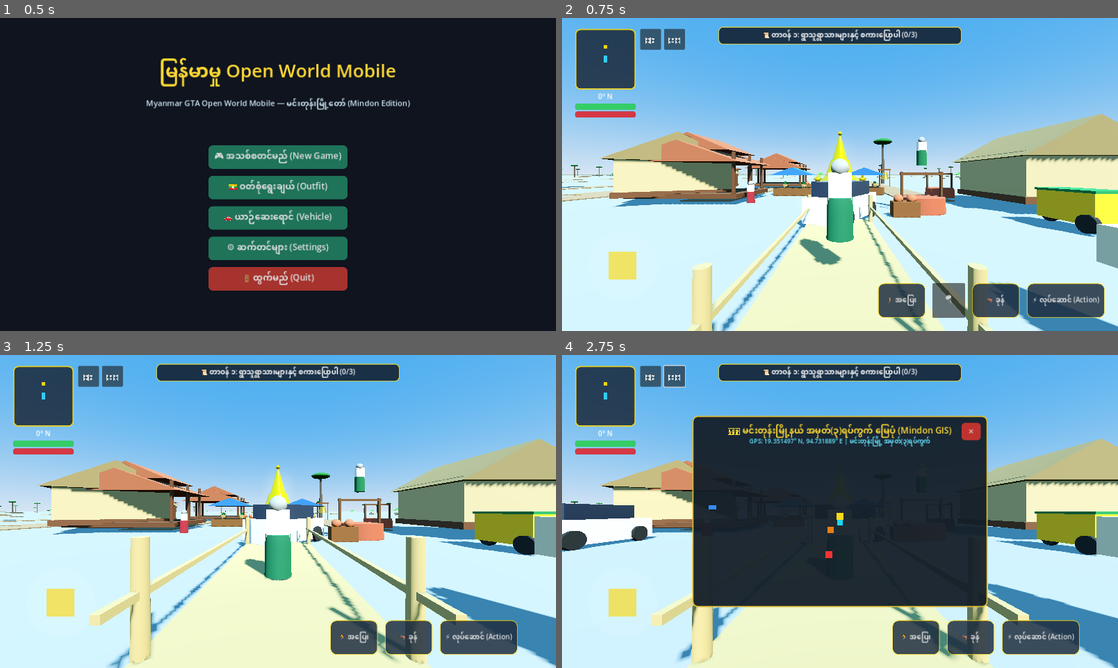
Above: before the commit, frames 1-4 (two rows, left to right).
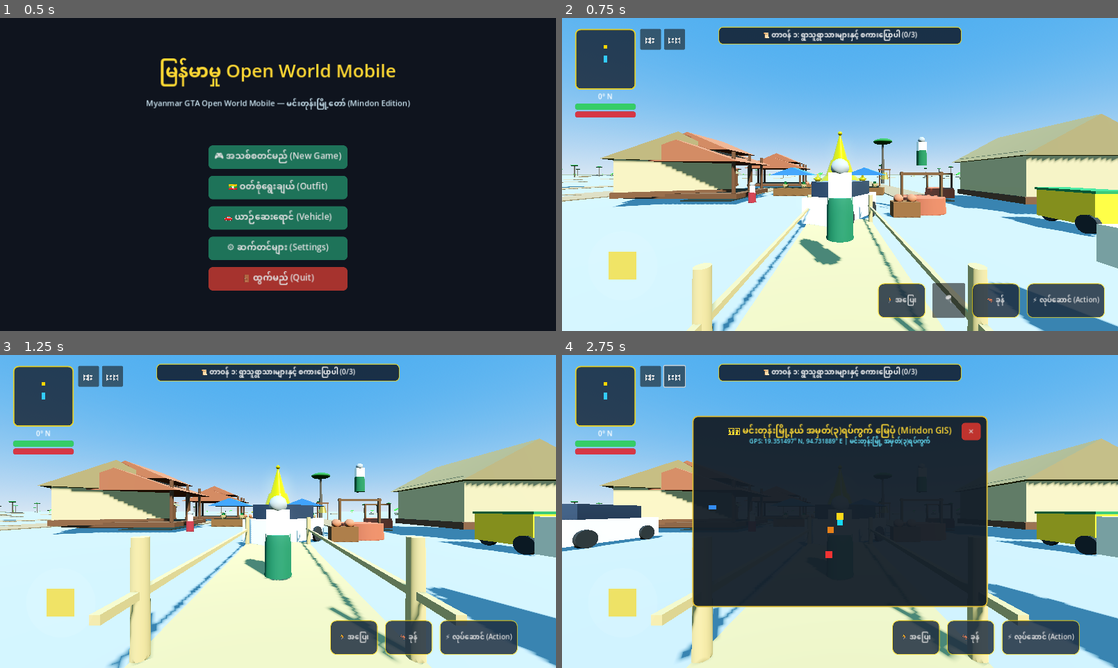
Above: after the commit, the same moments.

Repository: sudohlaingwin/gta-open-world
Game: Godot game, scene res://scenes/main_menu.tscn
Two runs of this game, one before a commit and one after it. Both use one fixed random seed, a clock stepped at 60 frames per second and the inputs below.
Inputs:
- Up to frame 1 (0.5 s): no input
- Up to frame 2 (0.75 s): click "🎮 အသစ်စတင်မည် (New Game)" at 0.5 s
- Up to frame 3 (1.25 s): no input
- Up to frame 4 (2.75 s): click "🗺️" at 1.25 s; click "⏸️" at 2 s

Frame 1 is identical in both runs. In frame 2, less than 0.1% of the frame differs, in the area x 32-35%, y 52-60%; in frame 3, 0.2%; in frame 4, 0.7%, in the area x 0-19%, y 47-63%.
Error in both runs: Trying to assign value of type 'ColorRect' to a variable of type 'Panel'. (res://scripts/virtual_joystick.gd:12)

Commit message:
feat: Slice 54 - Opponent Review (MUSE Slice 37) and scene text sanitization

Diff:
--- a/scenes/world.tscn
+++ b/scenes/world.tscn
@@ -173,19 +173,22 @@
 transform = Transform3D(1, 0, 0, 0, 1, 0, 0, 0, 1, 5, 0, -8)
 villager_name = "ကိုဘသောင်း"
 dialogue_text = "မင်္ဂလာပါ! ကျွန်တော်တို့ ရွာဦးစေတီကို သွားဖူးလိုက်ပါဦးဗျာ။"
-longyi_color = Color(0.1, 0.35, 0.2, 1)`nday_anchor = Vector3(0, 0, -22)
+longyi_color = Color(0.1, 0.35, 0.2, 1)
+day_anchor = Vector3(0, 0, -22)
 
 [node name="Villager2" parent="." instance=ExtResource("7_villager_scn")]
 transform = Transform3D(1, 0, 0, 0, 1, 0, 0, 0, 1, -8, 0, -12)
 villager_name = "ဦးရွှေရိုး"
 dialogue_text = "နေကောင်းလား ညီလေး! နွားလှည်းနဲ့ လယ်တောဘက် လိုက်လည်မလား။"
-longyi_color = Color(0.55, 0.12, 0.15, 1)`nday_anchor = Vector3(-16, 0, -16)
+longyi_color = Color(0.55, 0.12, 0.15, 1)
+day_anchor = Vector3(-16, 0, -16)
 
 [node name="Villager3" parent="." instance=ExtResource("7_villager_scn")]
 transform = Transform3D(1, 0, 0, 0, 1, 0, 0, 0, 1, 2, 0, 10)
 villager_name = "ဒေါ်အေးကြည်"
 dialogue_text = "ပျော်ရွှင်စရာ နေ့ရက်လေး ဖြစ်ပါစေနော်!"
-longyi_color = Color(0.15, 0.25, 0.6, 1)`nday_anchor = Vector3(20, 0, 10)
+longyi_color = Color(0.15, 0.25, 0.6, 1)
+day_anchor = Vector3(20, 0, 10)
 
 [node name="VillageCar" parent="." instance=ExtResource("23_car_scn")]
 transform = Transform3D(1, 0, 0, 0, 1, 0, 0, 0, 1, 14, 0.2, 5)
Not shown, changed: COLLAB.md
